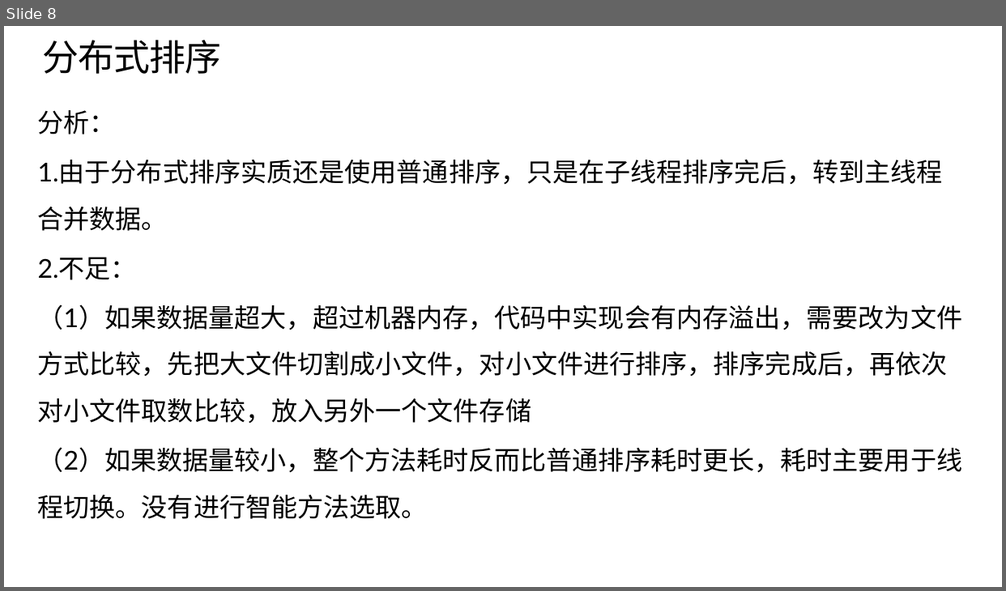
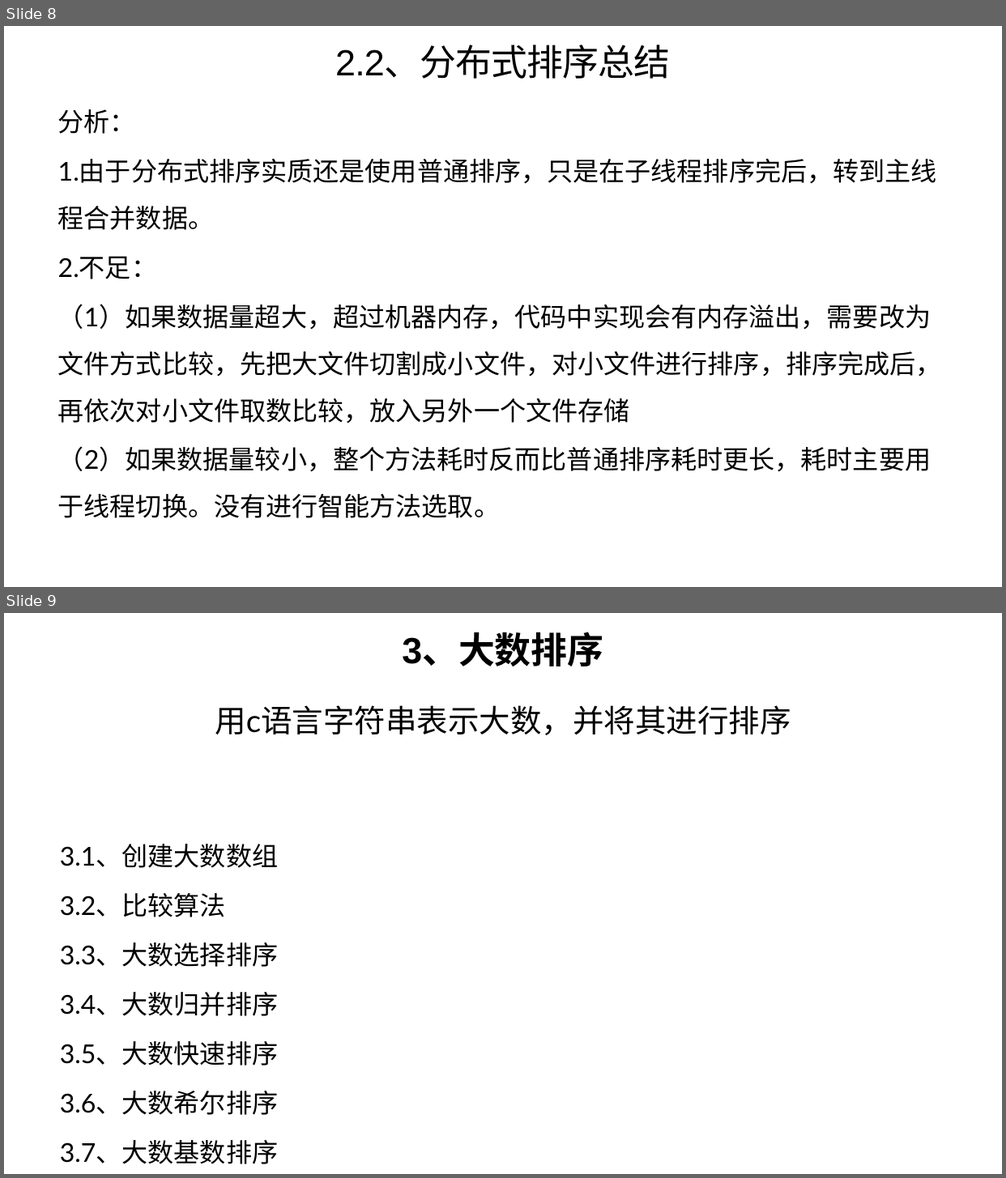
Before and after one commit to wanggy820/algorithm, a slide deck: 答辩报告.pptx. Shown one above the other, each under a label of ours: slide 8 before the commit, slides 8 and 9 after it. The pictures are 1006x591 and 1006x1178 pixels, drawn with LibreOffice and Linux fonts; fonts in the diff are those of the drawing. Boxes give left, top, right and bottom in pixels: in the first picture for what was removed or moved away, otherwise in the second. Text is boxed around its words. In the diff, an @@ line names an element or a change of style, - is before the commit and + after.

```diff
--- a/答辩报告.pptx
+++ b/答辩报告.pptx
@@ slide 9 added at (4, 613, 1002, 1174), background #FFFFFF @@
@@ title added at (402, 635, 603, 666), 70 pt, text #000000, bold @@
+3、大数排序
@@ text added at (215, 705, 791, 735), 60 pt, text #000000 @@
+用c语言字符串表示大数，并将其进行排序
@@ text added at (60, 844, 278, 1165), 50 pt, text #000000 @@
+3.1、创建大数数组
+3.2、比较算法
+3.3、大数选择排序
+3.4、大数归并排序
+3.5、大数快速排序
+3.6、大数希尔排序
+3.7、大数基数排序
@@ slide 8 changed as well @@
@@ title at (335, 46, 671, 79): text changed @@
-分布式排序
+2.2、分布式排序总结
@@ text "分析：" rewrapped from (38, 110, 963, 519) to (58, 109, 942, 518) @@
```
Also in this commit, not shown: 7 other slides changed, 7 other slides added, 1 other file.
